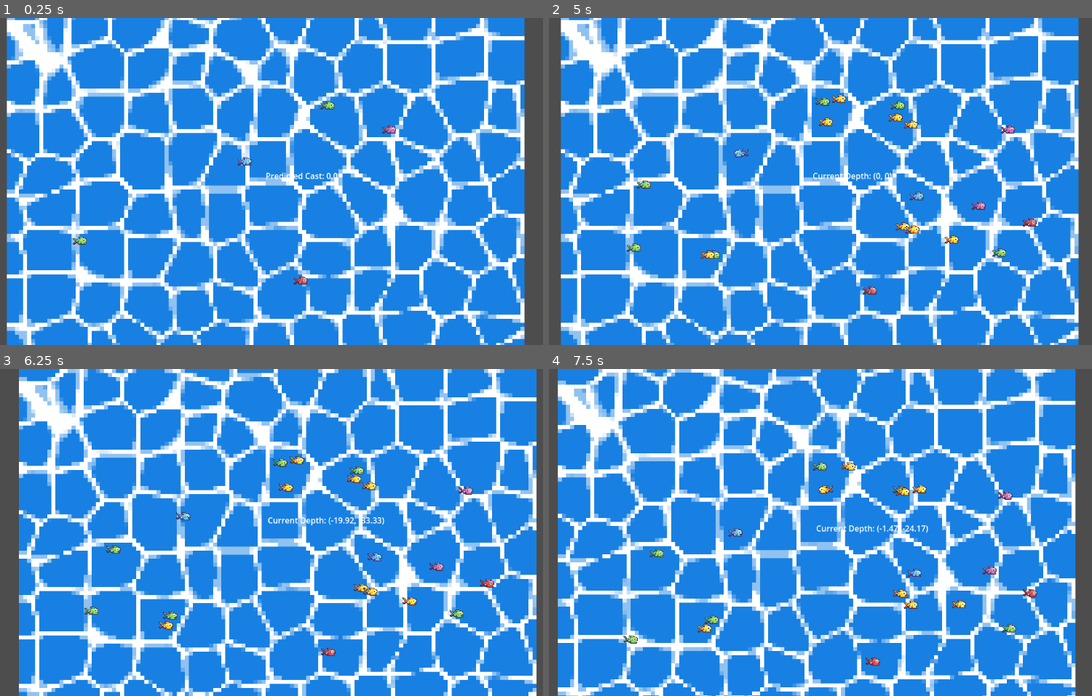
Above: before the commit, frames 1-4 (two rows, left to right).
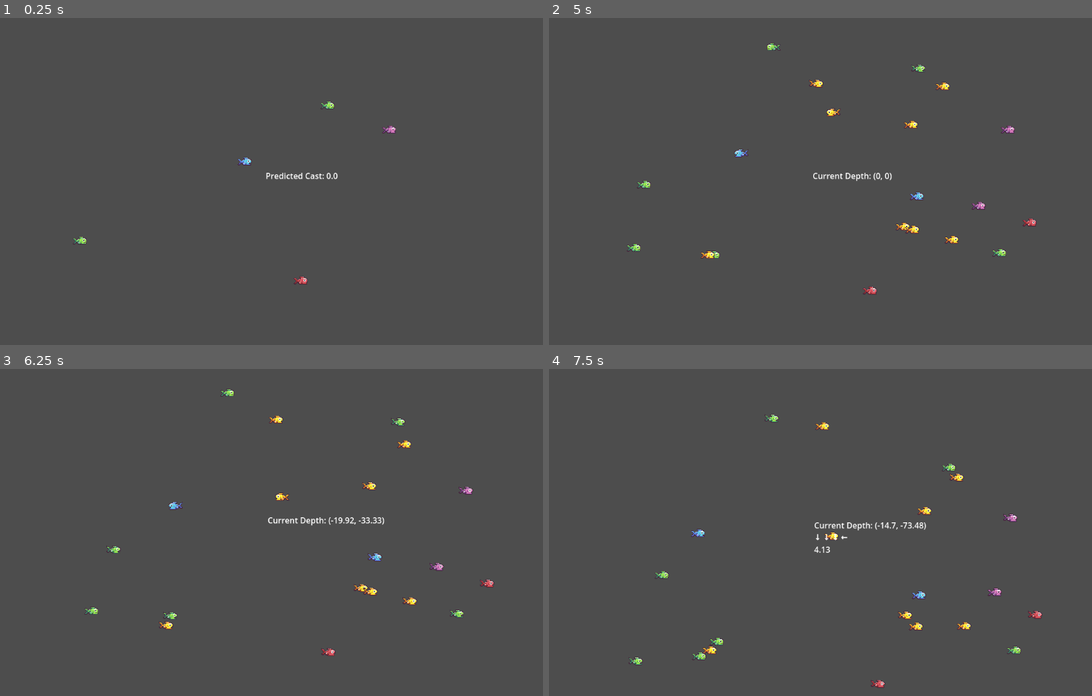
Above: after the commit, the same moments.

Repository: manspider-thatdev/fishing-game
Game: Godot game, scene res://scenes/main.tscn
Same seed, same stepped clock (60 frames per second), same inputs: the game is played once before the commit and once after it.
Inputs:
- Up to frame 1 (0.25 s): no input
- Up to frame 2 (5 s): hold D (right) 0.53-1.28 s; hold Space (space) 0.53-1.28 s; hold S (down) 1.28-2.03 s; tap K at 1.35, 2.85, 4.35 s; hold D (right) 2.03-2.78 s; hold Space (space) 2.03-2.78 s; hold W (up) 2.78-3.53 s; hold Space (space) 3.53-4.28 s; hold A (left) from 3.53 s (still down)
- Up to frame 3 (6.25 s): release A (left) at 5.03 s; hold S (down) 5.03-5.78 s; hold Space (space) 5.03-5.78 s; hold D (right) from 5.78 s (still down); tap K at 5.85 s
- Up to frame 4 (7.5 s): release D (right) at 6.53 s; hold W (up) 6.53-7.28 s; hold Space (space) 6.53-7.28 s; hold D (right) from 7.28 s (still down); tap K at 7.35 s

The runs differ from the first frame. In frame 1, 95% of the frame differs, in the area x 1-97%, y 0-100%; in frame 2, 95%; in frame 3, 95%; in frame 4, 95%, in the area x 1-98%, y 0-100%.

Commit message:
can catch fish
fish aren't yet removed

Diff:
--- a/assets/data/fish/green_fish_data.tres
+++ b/assets/data/fish/green_fish_data.tres
@@ -11,4 +11,4 @@
 flee_wait = null
 texture2D = ExtResource("2_hlljr")
 anim_frames = 2
-qte_size = 4
+qte_size = 6
--- a/scenes/bobber.tscn
+++ b/scenes/bobber.tscn
@@ -9,7 +9,7 @@
 radius = 40.0
 
 [sub_resource type="CircleShape2D" id="CircleShape2D_o6hym"]
-radius = 80.0
+radius = 150.0
 
 [node name="Bobber" type="Area2D"]
 collision_mask = 8
--- a/scenes/experimental/qte_event.tscn
+++ b/scenes/experimental/qte_event.tscn
@@ -9,6 +9,7 @@
 one_shot = true
 
 [node name="Labels" type="Node2D" parent="."]
+z_index = 4
 
 [node name="Inputs" type="Label" parent="Labels"]
 offset_right = 56.0
--- a/scenes/main.tscn
+++ b/scenes/main.tscn
@@ -13,6 +13,9 @@
 [node name="Main" type="Node2D"]
 
 [node name="Bobber" parent="." instance=ExtResource("1_pr8x7")]
+catch_speed = 100.0
+drag_speed = 15.0
+burst_time = 3.0
 
 [node name="FishParent" type="Node" parent="."]
 script = ExtResource("2_wj0nw")
@@ -20,3 +23,4 @@
 FISH_CAP = 20
 
 [node name="Ocean" parent="." instance=ExtResource("3_3r3hx")]
+visible = false
--- a/scripts/bobber.gd
+++ b/scripts/bobber.gd
@@ -27,6 +27,11 @@
 @export var nudge_speed: float = 20.0
 @export var nudge_friction: float = 15.0
 
+@export_group("Catching")
+@export var catch_speed: float = 50.0
+@export var drag_speed: float = 5.0
+@export var burst_time: float = 1.5
+
 var velocity := Vector2.ZERO
 var state := State.WINDING:
 	set(value):
@@ -50,6 +55,7 @@
 	set(value):
 		predicted_cast = snappedf(value, 0.01)
 		label.text = "Predicted Cast: " + str(predicted_cast)
+var fish: Fish = null
 
 
 func windup(_delta: float) -> void:
@@ -102,8 +108,20 @@
 
 func check_fish_nudge() -> void:
 	var near_fish: Array[Area2D] = near_bobber.get_overlapping_areas()
-	for fish: Area2D in far_bobber.get_overlapping_areas():
-		fish._on_bobber_move(self, near_fish.has(fish))
+	for spotted_fish: Area2D in far_bobber.get_overlapping_areas():
+		spotted_fish._on_bobber_move(self, near_fish.has(spotted_fish))
+
+
+func catch(_delta: float) -> void:
+	if position.y >= 0:
+		position = Vector2.ZERO
+		state = State.WINDING
+		print("caught fish")
+		fish = null
+	elif fish == null or !is_ancestor_of(fish):
+		fish = null
+		state = State.REELING
+	label.text = "Current Depth: " + str(position.snapped(Vector2.ONE * 0.01))
 
 
 func _process(delta: float) -> void:
@@ -115,6 +133,8 @@
 		reel(delta)
 	elif state == State.NUDGING:
 		nudge(delta)
+	elif state == State.CATCHING:
+		catch(delta)
 
 	if Input.is_physical_key_pressed(KEY_K):
 		print(get_overlapping_areas())
@@ -128,18 +148,26 @@
 	if velocity != Vector2.ZERO:
 		if state == State.REELING and far_bobber.monitoring:
 			await get_tree().physics_frame
-			for fish: Area2D in far_bobber.get_overlapping_areas():
-				fish._on_bobber_move(self, true)
+			for spotted_fish: Area2D in far_bobber.get_overlapping_areas():
+				spotted_fish._on_bobber_move(self, true)
 
 
 func _on_bobber_range_area_entered(area: Area2D) -> void:
 	area.attract(self)
 
 
-func _on_area_entered(fish: Area2D) -> void:
+func _on_area_entered(reel_fish: Area2D) -> void:
 	state = State.CATCHING
+	velocity = position.normalized() * drag_speed
+	fish = reel_fish
 	qte_event.choose_inputs(fish.fish_data.qte_size)
 
 
-func _on_qte_event_end_qte(_is_success: bool) -> void:
-	pass # Replace with function body.
+func _on_qte_event_end_qte(is_success: bool) -> void:
+	if is_success:
+		var tween = get_tree().create_tween().set_trans(Tween.TRANS_EXPO)
+		velocity = -position.normalized() * catch_speed
+		tween.tween_property(self, "velocity", position.normalized() * drag_speed, burst_time)
+		await tween.finished
+		if state == State.CATCHING:
+			qte_event.choose_inputs(fish.fish_data.qte_size)
--- a/scripts/fish.gd
+++ b/scripts/fish.gd
@@ -50,6 +50,9 @@
 			anim_player.play("ROAM")
 		FishStates.SEEK:
 			anim_player.play("ROAM", -1, 1.25)
+			if !current_target.monitoring:
+				fish_state = FishStates.ROAM
+				start_timers()
 		FishStates.FLEE:
 			if life_timer.time_left == 0 and !is_immortal:
 				queue_free()
@@ -89,9 +92,7 @@
 
 
 func _on_lifespan_timeout() -> void:
-	if is_immortal:
-		life_timer.start(fish_data.lifespan)
-	elif fish_state != FishStates.SEEK and fish_state != FishStates.HOOK:
+	if !is_immortal and fish_state != FishStates.SEEK and fish_state != FishStates.HOOK:
 		queue_free()
 
 
@@ -103,12 +104,6 @@
 	current_target = new_idle_target()
 	fish_state = FishStates.ROAM
 	move_timer.paused = false
-
-
-# Bobber Interactions
-func _on_catch() -> void: # When entering nearest bobber range and biting
-	fish_state = FishStates.HOOK
-	is_immortal = true
 
 
 func _on_bobber_move(bobber: Node2D, isScared: bool) -> void: # Check for Interest or Startle
@@ -129,5 +124,8 @@
 func _on_area_entered(area: Area2D) -> void: # When entering nearest bobber range and biting
 	fish_state = FishStates.HOOK
 	life_timer.stop()
+	flee_timer.stop()
+	move_timer.stop()
+	is_immortal = true
 	await get_tree().physics_frame
 	reparent(area)
